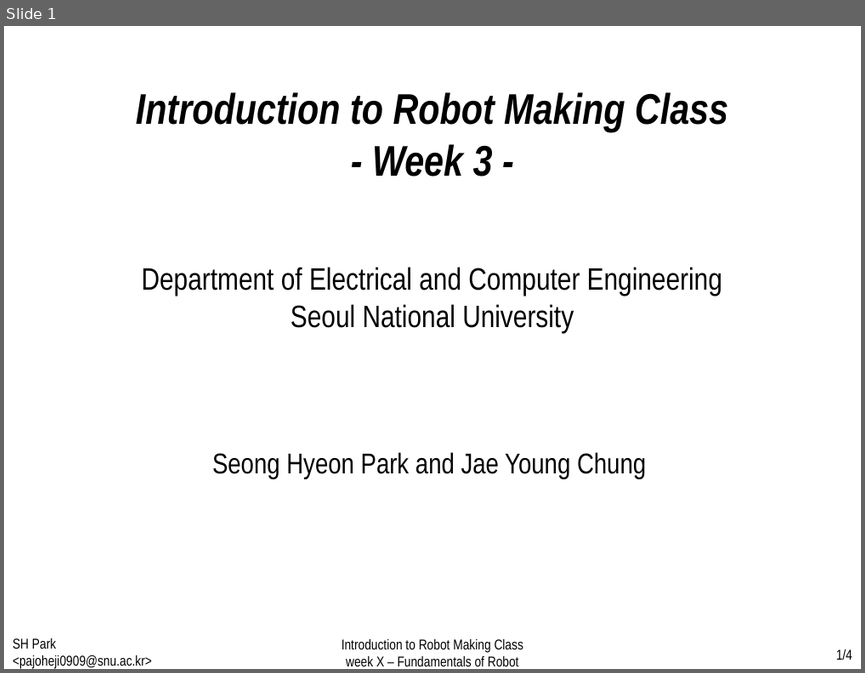
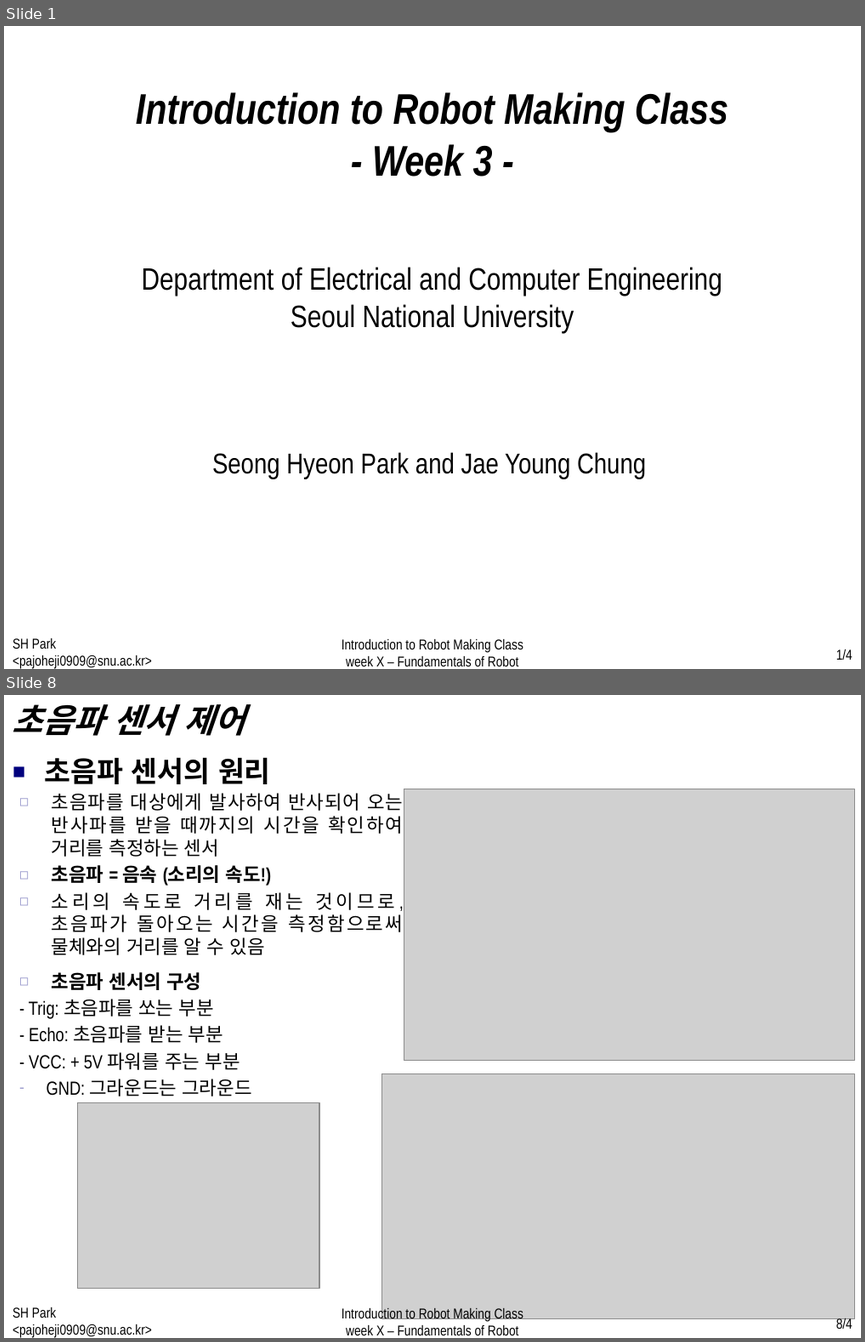
Before and after one commit to WhenTheyCry96/RobotTutorial, a slide deck: PPT/week3.pptx. Shown one above the other, each under a label of ours: slide 1 before the commit, slides 1 and 8 after it; the slides between them are not shown. The pictures are 865x673 and 865x1342 pixels, drawn with LibreOffice and Linux fonts; fonts in the diff are those of the drawing; grey boxes stand for pictures. Boxes give left, top, right and bottom in pixels: in the first picture for what was removed or moved away, otherwise in the second. Text is boxed around its words. In the diff, an @@ line names an element or a change of style, - is before the commit and + after.

Commit message:
week2 fin, week3 on

```diff
--- a/PPT/week3.pptx
+++ b/PPT/week3.pptx
@@ slide 8 added at bbox=[4, 695, 861, 1338], background #FFFFFF @@
@@ text added at bbox=[12, 704, 245, 736], 28 pt, text #000000, bold, italic @@
+초음파 센서 제어
@@ text added at bbox=[45, 757, 271, 784], 24 pt, text #000000, bold @@
+■ 초음파 센서의 원리
@@ text added at bbox=[52, 793, 403, 955], 16 pt, text #000000 @@
+  ◻ 초음파를 대상에게 발사하여 반사되어 오는 반사파를 받을 때까지의 시간을 확인하여 거리를 측정하는 센서
+  ◻ 초음파 = 음속 (소리의 속도!)
+  ◻ 소리의 속도로 거리를 재는 것이므로, 초음파가 돌아오는 시간을 측정함으로써 물체와의 거리를 알 수 있음
@@ picture added at bbox=[404, 789, 854, 1060] @@
@@ text added at bbox=[29, 972, 251, 1096], 16 pt, text #000000 @@
+  ◻ 초음파 센서의 구성
+  - Trig: 초음파를 쏘는 부분
+  - Echo: 초음파를 받는 부분
+  - VCC: + 5V 파워를 주는 부분
+  – GND: 그라운드는 그라운드
@@ picture added at bbox=[382, 1074, 854, 1318] @@
@@ picture added at bbox=[78, 1103, 319, 1288] @@
@@ text added at bbox=[341, 1306, 523, 1335], 12 pt, text #000000 @@
+Introduction to Robot Making Class
+week X – Fundamentals of Robot
@@ text added at bbox=[12, 1307, 152, 1338], 12 pt, text #000000 @@
+SH Park <pajoheji0909@snu.ac.kr>
@@ page number added at bbox=[836, 1317, 852, 1328], 12 pt, text #000000 @@
+8/4
```
Also in this commit, not shown: 2 slides changed, 10 other slides added, 4 other files.
